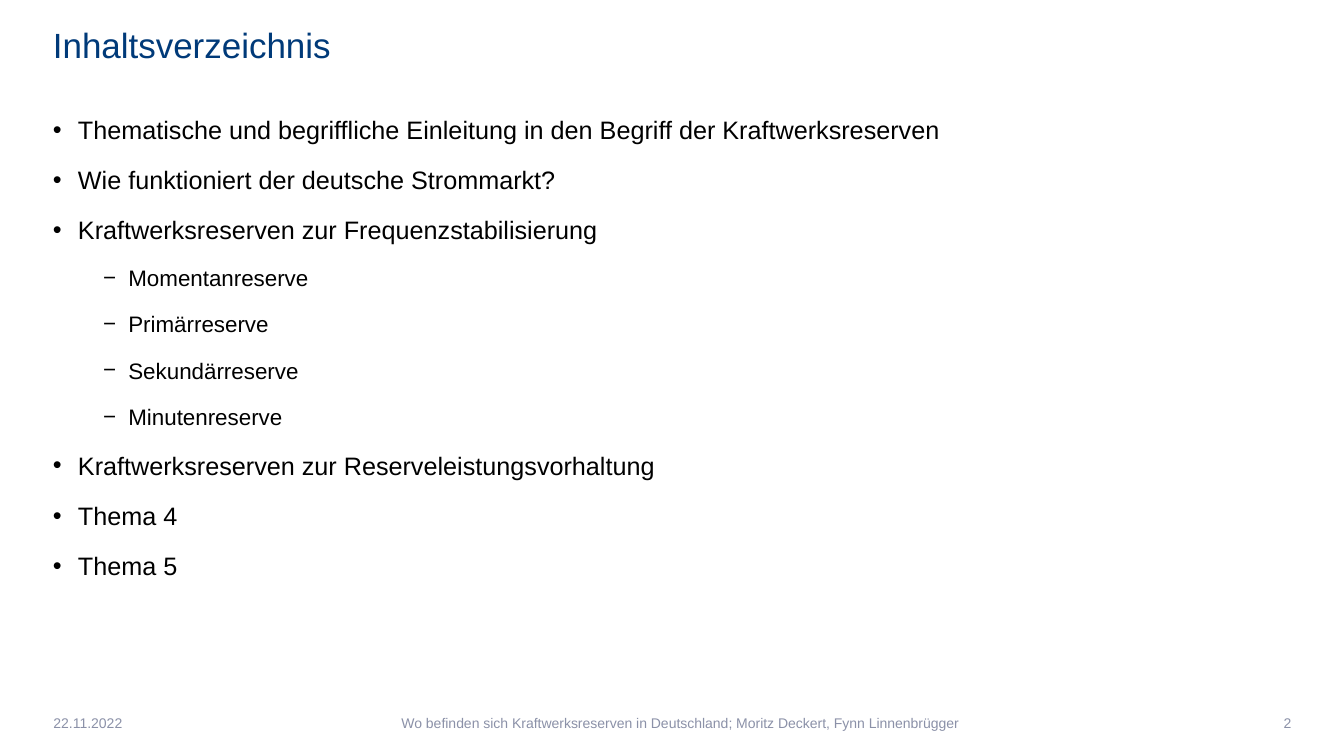
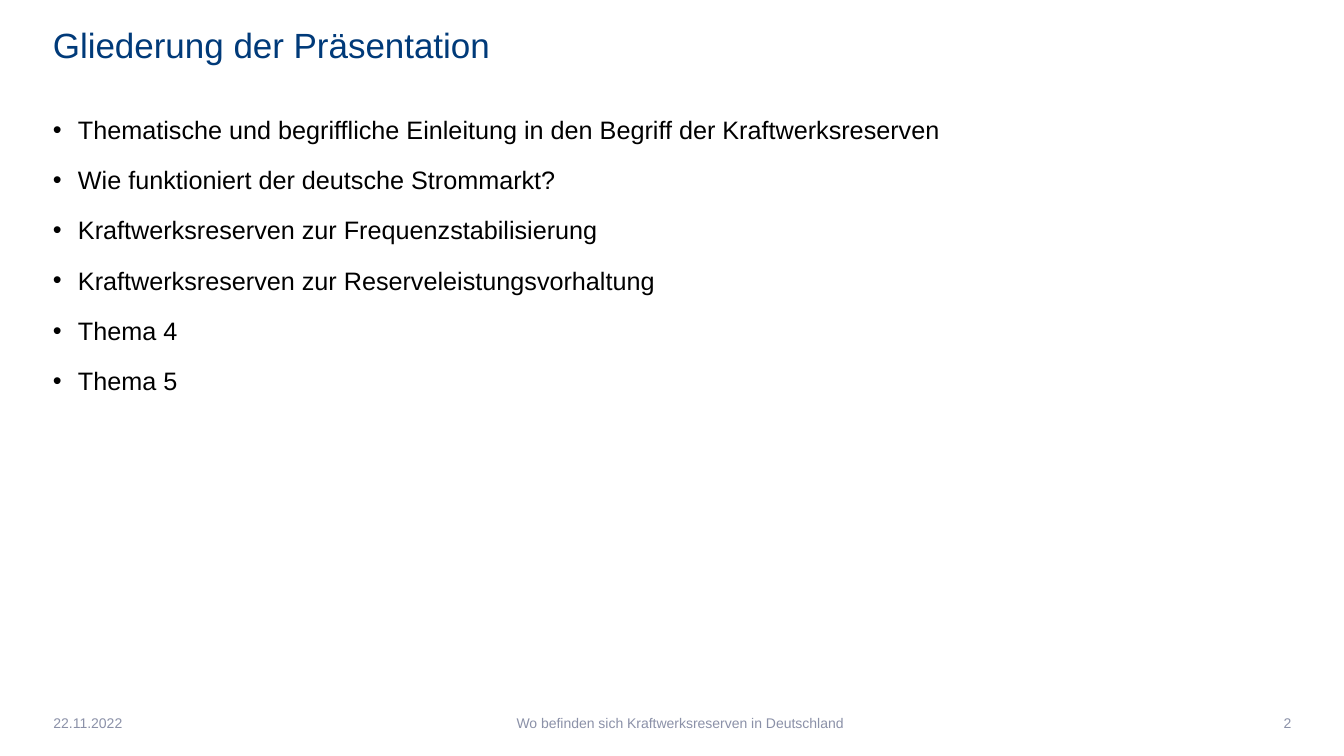
Before and after one commit to Febbyyyy/Regenerative-Energietechnik-Projekt, a slide deck: slide 2 of Präsentation - Wo befinden sich Kraftwerksreserven in Deutschland.pptx. Drawn at 1344x756 pixels with LibreOffice and Linux fonts; fonts in the diff are those of the drawing. Boxes give left, top, right and bottom in pixels: in the first picture for what was removed or moved away, otherwise in the second. Text is boxed around its words. In the diff, an @@ line names an element or a change of style, - is before the commit and + after.

```diff
--- a/Präsentation - Wo befinden sich Kraftwerksreserven in Deutschland.pptx
+++ b/Präsentation - Wo befinden sich Kraftwerksreserven in Deutschland.pptx
@@ title at box(53, 32, 490, 65): text changed @@
-Inhaltsverzeichnis
+Gliederung der Präsentation
@@ text at box(128, 270, 308, 426): paragraphs removed @@
-  − Momentanreserve
-  − Primärreserve
-  − Sekundärreserve
-  − Minutenreserve
@@ text at box(517, 718, 844, 728): text changed @@
-Wo befinden sich Kraftwerksreserven in Deutschland; Moritz Deckert, Fynn Linnenbrügger
+Wo befinden sich Kraftwerksreserven in Deutschland
```
Also in this commit, not shown: 9 other slides changed, 1 slide added, 1 slide removed, 2 other files.
